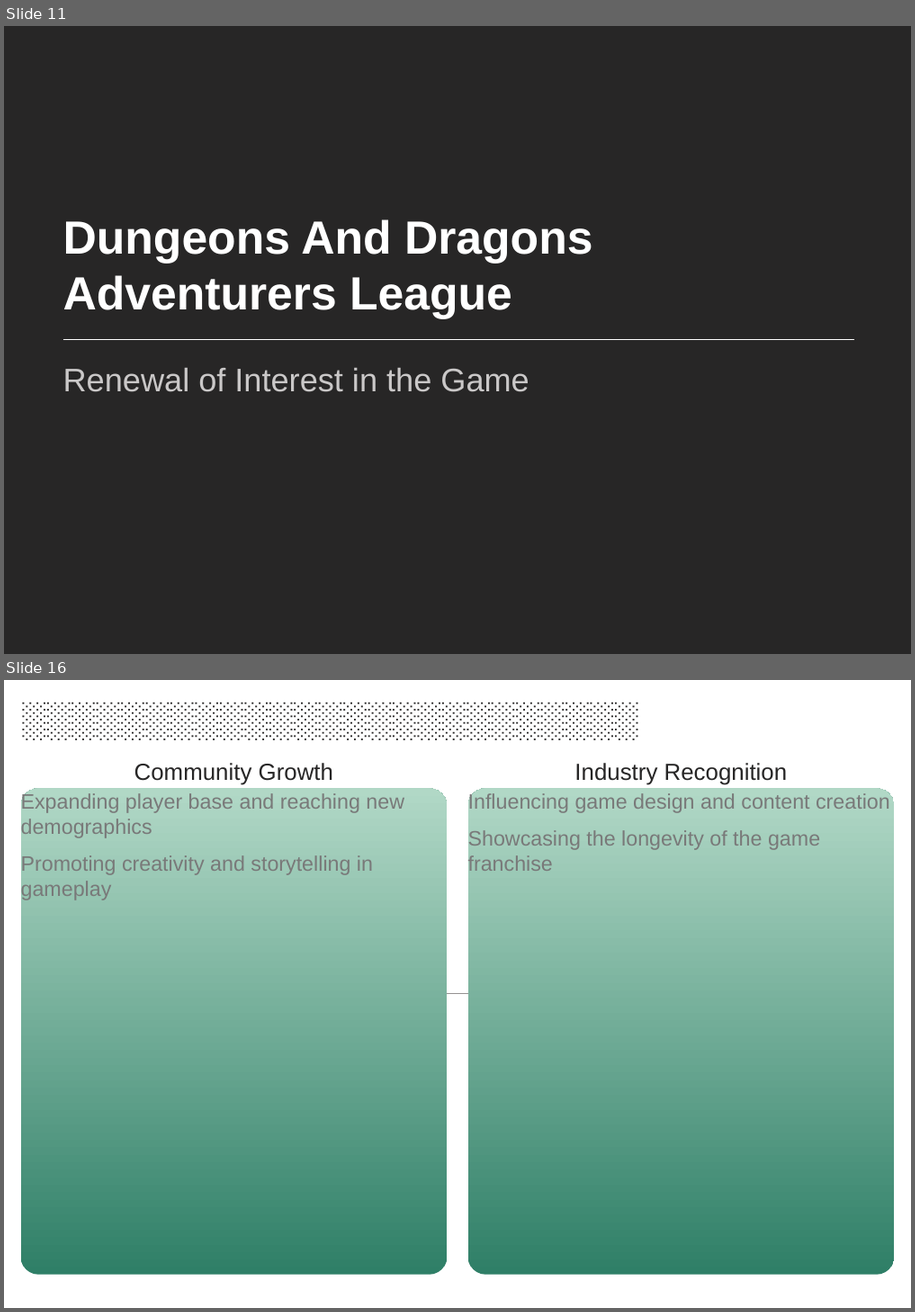
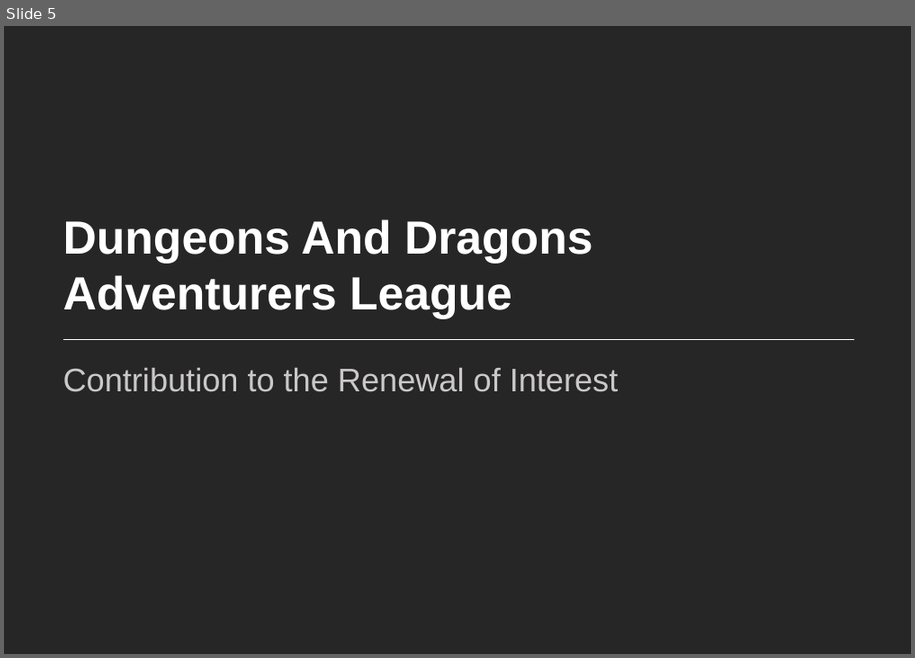
Before and after one commit to manu-sapiens/text2pptx, a slide deck: out/test_output_option_5.pptx.final.pptx. Shown one above the other, each under a label of ours: slides 11 and 16 before the commit, slide 5 after it; the slides between them are not shown. The pictures are 915x1312 and 915x658 pixels, drawn with LibreOffice and Linux fonts; fonts in the diff are those of the drawing. Boxes give left, top, right and bottom in pixels: in the first picture for what was removed or moved away, otherwise in the second. Text is boxed around its words. In the diff, an @@ line names an element or a change of style, - is before the commit and + after.

```diff
--- a/out/test_output_option_5.pptx.final.pptx
+++ b/out/test_output_option_5.pptx.final.pptx
@@ slide 16 removed at (x1=4, y1=680, x2=911, y2=1308), background #FFFFFF @@
@@ title removed at (x1=21, y1=697, x2=894, y2=732) @@
-░░░░░░░░░░░░░░░░░░░░░░░░░
@@ title removed at (x1=134, y1=763, x2=333, y2=785) @@
-Community Growth
@@ title removed at (x1=575, y1=763, x2=788, y2=785) @@
-Industry Recognition
@@ rounded rectangle removed at (x1=21, y1=788, x2=447, y2=1275) @@
@@ text removed at (x1=21, y1=792, x2=404, y2=900) @@
-Expanding player base and reaching new demographics
-Promoting creativity and storytelling in gameplay
@@ rounded rectangle removed at (x1=468, y1=788, x2=894, y2=1275) @@
@@ text removed at (x1=468, y1=792, x2=890, y2=871) @@
-Influencing game design and content creation
-Showcasing the longevity of the game franchise
@@ line removed from (63, 993) to (855, 993) @@
@@ what was slide 11 is now slide 5 @@
@@ slide 5 changed as well @@
@@ text at (x1=63, y1=368, x2=618, y2=392): text changed @@
-Renewal of Interest in the Game
+Contribution to the Renewal of Interest
```
Also in this commit, not shown: 5 other slides changed, 3 slides added, 9 other slides removed, 5 other files.
